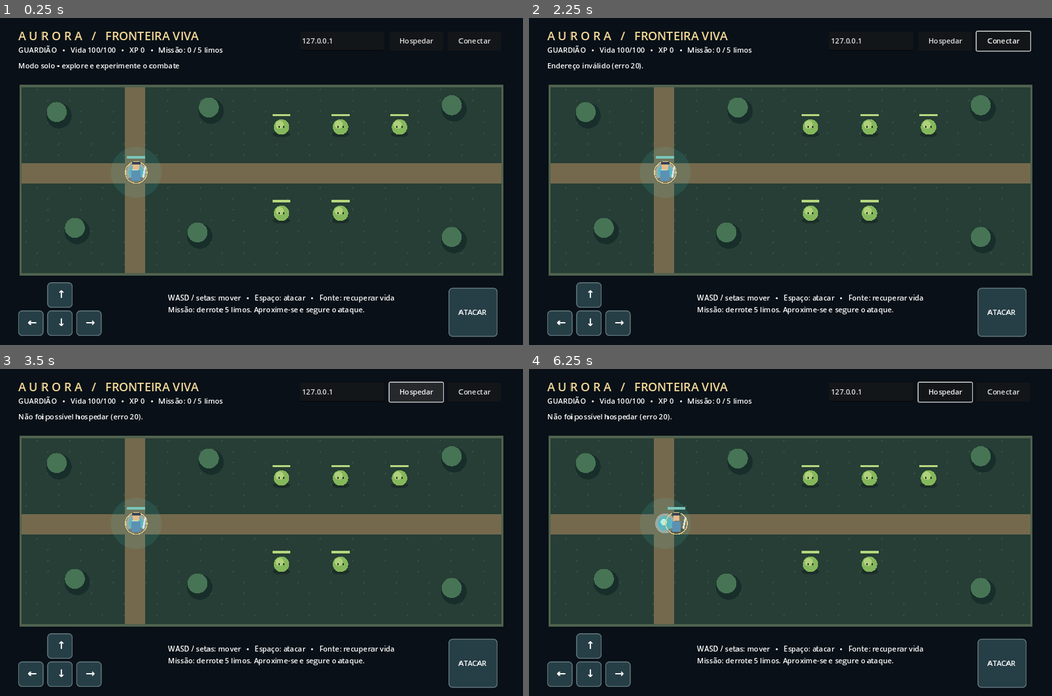
Above: before the commit, frames 1-4 (two rows, left to right).
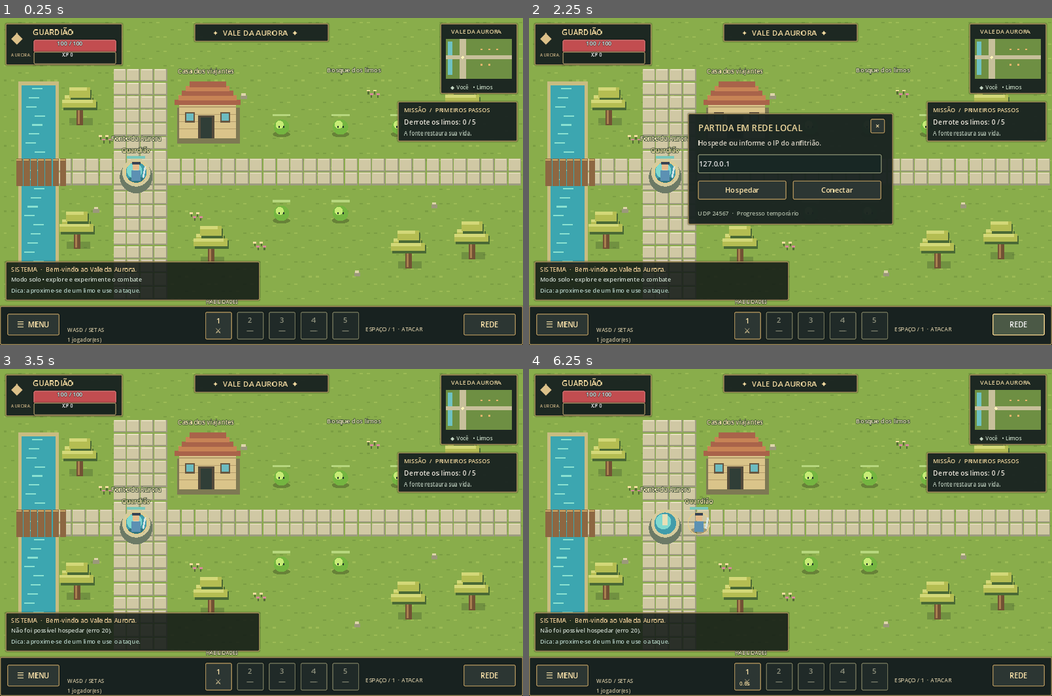
Above: after the commit, the same moments.

Repository: Elvash-prog/Mmorpg-2d
Game: Godot game, scene res://scenes/world.tscn
Same seed, same stepped clock (60 frames per second), same inputs: the game is played once before the commit and once after it.
Inputs (mouse positions are in pixels of both pictures, inside the frame that each line leads up to):
- Up to frame 1 (0.25 s): no input
- Up to frame 2 (2.25 s): click (947, 40) at 0.5 s, where only the run before the commit has a clickable "Hospedar"; click (1004, 40) at 1.25 s, where only the run before the commit has a clickable "Conectar"; click (1020, 325) at 2 s, where only the run after the commit has a clickable "REDE"
- Up to frame 3 (3.5 s): click "Hospedar" at 2.75 s
- Up to frame 4 (6.25 s): click (748, 676) at 3.5 s, where only the run after the commit has a clickable "1 ⚔"; click (560, 676) at 4.25 s, where only the run after the commit has a clickable "☰ MENU"; click (916, 480) at 5 s, where only the run after the commit has a clickable "×"; tap Enter at 5.75 s; hold D from 5.78 s (still down); hold 1 from 5.78 s (still down); tap Space at 6.02, 6.05 s

The runs differ from the first frame. In frame 1, 85% of the frame differs, in the area x 0-100%, y 0-100%; in frame 2, 77%; in frame 3, 85%; in frame 4, 85%.

Commit message:
Add classic RPG HUD, live minimap and colorful village scenery

Diff:
--- a/project.godot
+++ b/project.godot
@@ -9,6 +9,7 @@
 window/size/viewport_width=1152
 window/size/viewport_height=720
 window/stretch/mode="canvas_items"
+window/stretch/aspect="keep"
 window/handheld/orientation=0
 
 [rendering]
--- /dev/null
+++ b/scripts/hud.gd
@@ -0,0 +1,240 @@
+extends Control
+## Fixed design coordinates, scaled with the game's preserved aspect ratio.
+
+var world: Node2D
+var status_label: Label
+var stats_label: Label
+var address: LineEdit
+var host_button: Button
+var join_button: Button
+var health: ProgressBar
+var experience: ProgressBar
+var health_text: Label
+var xp_text: Label
+var quest_label: Label
+var event_label: Label
+var network_panel: Panel
+var guide_panel: Panel
+var cooldown: Label
+var previous_kills := 0
+var previous_dead := false
+var notice_elapsed := 0.0
+var notice: Label
+var attack_button: Button
+
+func _ready() -> void:
+	set_anchors_and_offsets_preset(Control.PRESET_FULL_RECT)
+	mouse_filter = Control.MOUSE_FILTER_IGNORE
+	_panel(self, Rect2(12, 12, 258, 92))
+	_label(self, "◆", Vector2(24, 22), 34, Color("dcc18a"))
+	_label(self, "GUARDIÃO", Vector2(72, 19), 17, Color("ffe4a7"))
+	_label(self, "AURORA", Vector2(24, 73), 10, Color("ceb888"))
+	health = _bar(Rect2(74, 48, 182, 18), Color("c24d50"))
+	experience = _bar(Rect2(74, 74, 182, 12), Color("5799b1"))
+	health_text = _label(self, "100 / 100", Vector2(125, 46), 13, Color.WHITE)
+	xp_text = _label(self, "XP 0", Vector2(137, 72), 11, Color.WHITE)
+	_panel(self, Rect2(428, 12, 296, 40))
+	_label(self, "✦  VALE DA AURORA  ✦", Vector2(467, 21), 17, Color("f0d9a0"))
+	_label(self, "VALE DA AURORA", Vector2(994, 20), 13, Color("e8d5a0"))
+	_label(self, "◆ Você   • Limos", Vector2(992, 144), 12, Color("c6d9c4"))
+	_panel(self, Rect2(876, 184, 264, 88))
+	_label(self, "MISSÃO  /  PRIMEIROS PASSOS", Vector2(890, 193), 13, Color("f0d9a0"))
+	quest_label = _label(self, "Derrote os limos: 0 / 5", Vector2(890, 218), 15, Color("f1ede1"))
+	_label(self, "A fonte restaura sua vida.", Vector2(890, 245), 12, Color("b7c8b7"))
+	# A compact local system feed, not a network chat.
+	_panel(self, Rect2(12, 536, 560, 86), Color(0.07, 0.10, 0.09, 0.82))
+	_label(self, "SISTEMA  ·  Bem-vindo ao Vale da Aurora.", Vector2(24, 543), 14, Color("edcf94"))
+	status_label = _label(self, "Modo solo • explore e experimente o combate", Vector2(24, 566), 13, Color("d3dfcd"))
+	event_label = _label(self, "Dica: aproxime-se de um limo e use o ataque.", Vector2(24, 590), 13, Color("b8d4c3"))
+	_panel(self, Rect2(0, 634, 1152, 86))
+	var menu := _button(self, "☰  MENU", Rect2(16, 651, 115, 48))
+	menu.pressed.connect(func(): guide_panel.visible = not guide_panel.visible)
+	var network := _button(self, "REDE", Rect2(1021, 651, 115, 48))
+	network.pressed.connect(func(): network_panel.visible = not network_panel.visible)
+	stats_label = _label(self, "", Vector2(148, 678), 12, Color("c9be9e"))
+	_label(self, "HABILIDADES", Vector2(453, 616), 11, Color("fff4c5"))
+	attack_button = _button(self, "1\n⚔", Rect2(452, 647, 59, 61))
+	attack_button.tooltip_text = "Golpe de espada · Espaço ou 1 · segure para atacar"
+	attack_button.button_down.connect(func(): world.touch_attack = true)
+	attack_button.button_up.connect(func(): world.touch_attack = false)
+	attack_button.mouse_exited.connect(func(): world.touch_attack = false)
+	cooldown = _label(self, "", Vector2(463, 684), 12, Color("ffe8ae"))
+	for i in range(4):
+		var locked := _button(self, "%s\n—" % (i + 2), Rect2(522 + i * 70, 647, 59, 61))
+		locked.disabled = true
+		locked.tooltip_text = "Habilidade ainda não implementada"
+	_label(self, "ESPAÇO / 1  ·  ATACAR", Vector2(805, 676), 12, Color("c9be9e"))
+	# Directional controls only cover the map on touch devices.
+	if DisplayServer.is_touchscreen_available() or "--touch-ui" in OS.get_cmdline_user_args():
+		_build_touch_controls()
+	_build_network_panel()
+	_build_guide_panel()
+	notice = _label(self, "", Vector2(360, 110), 18, Color("fff0b7"))
+
+func _build_network_panel() -> void:
+	network_panel = _panel(self, Rect2(350, 210, 452, 245))
+	network_panel.visible = false
+	_label(network_panel, "PARTIDA EM REDE LOCAL", Vector2(22, 18), 19, Color("efd99e"))
+	_label(network_panel, "Hospede ou informe o IP do anfitrião.", Vector2(22, 55), 15, Color("ddd8c8"))
+	address = LineEdit.new()
+	address.position = Vector2(22, 90)
+	address.size = Vector2(405, 42)
+	address.text = "127.0.0.1"
+	address.placeholder_text = "IP do anfitrião"
+	address.add_theme_stylebox_override("normal", _style(Color("182724"), Color("7b8468")))
+	network_panel.add_child(address)
+	host_button = _button(network_panel, "Hospedar", Rect2(22, 148, 195, 42))
+	host_button.pressed.connect(func(): world._host(); network_panel.hide())
+	join_button = _button(network_panel, "Conectar", Rect2(231, 148, 195, 42))
+	join_button.pressed.connect(func(): world._join(); network_panel.hide())
+	_label(network_panel, "UDP 24567  ·  Progresso temporário", Vector2(22, 210), 13, Color("b1bea9"))
+	var close := _button(network_panel, "×", Rect2(402, 12, 32, 32))
+	close.pressed.connect(func(): network_panel.hide())
+
+func _build_guide_panel() -> void:
+	guide_panel = _panel(self, Rect2(260, 220, 632, 240))
+	guide_panel.visible = false
+	_label(guide_panel, "AURORA  /  GUIA DO VIAJANTE", Vector2(24, 18), 20, Color("efd99e"))
+	_label(guide_panel, "WASD / setas: mover  ·  Espaço ou 1: atacar\nNo Android, use o direcional e o botão de ataque.\n\nDerrote 5 limos. Volte à fonte para recuperar vida.\nPara jogar acompanhado, abra REDE no canto inferior.\nOs espaços 2–5 estão reservados para futuras habilidades.", Vector2(24, 60), 16, Color("e0dfcc"))
+	var close := _button(guide_panel, "×", Rect2(582, 12, 32, 32))
+	close.pressed.connect(func(): guide_panel.hide())
+
+func _build_touch_controls() -> void:
+	for item in [[Vector2(70, 385), Vector2.UP, "↑"], [Vector2(14, 443), Vector2.LEFT, "←"], [Vector2(70, 443), Vector2.DOWN, "↓"], [Vector2(126, 443), Vector2.RIGHT, "→"]]:
+		_panel(self, Rect2(item[0], Vector2(54, 54)), Color(0.08, 0.14, 0.12, 0.65))
+		var touch := TouchScreenButton.new()
+		touch.position = item[0] + Vector2(27, 27)
+		var shape := RectangleShape2D.new()
+		shape.size = Vector2(54, 54)
+		touch.shape = shape
+		var direction: Vector2 = item[1]
+		touch.pressed.connect(func(): world.touch_direction += direction)
+		touch.released.connect(func(): world.touch_direction -= direction)
+		add_child(touch)
+		_label(self, item[2], item[0] + Vector2(18, 10), 24, Color("f9e6af"))
+	# TouchScreenButton supports simultaneous movement and attack fingers.
+	attack_button.mouse_filter = Control.MOUSE_FILTER_IGNORE
+	var attack := TouchScreenButton.new()
+	attack.position = Vector2(481.5, 677.5)
+	var shape := RectangleShape2D.new()
+	shape.size = Vector2(59, 61)
+	attack.shape = shape
+	attack.pressed.connect(func(): world.touch_attack = true)
+	attack.released.connect(func(): world.touch_attack = false)
+	add_child(attack)
+
+func refresh() -> void:
+	var id := multiplayer.get_unique_id()
+	if not world.players.has(id):
+		health.value = 0
+		health_text.text = "Conectando…"
+		experience.value = 0
+		xp_text.text = "XP —"
+		stats_label.text = "Aguardando servidor"
+		return
+	var p: Dictionary = world.players[id]
+	health.value = p.hp
+	health_text.text = "%s / 100" % ceili(p.hp)
+	experience.value = int(p.xp) % 100
+	xp_text.text = "XP %s" % p.xp
+	quest_label.text = "Concluída!  ·  %s limos" % p.kills if p.kills >= 5 else "Derrote os limos: %s / 5" % p.kills
+	stats_label.text = "WASD / SETAS\n%s jogador(es)" % world.players.size()
+	cooldown.text = "%.1fs" % p.cooldown if p.cooldown > 0 else ""
+	if p.kills > previous_kills:
+		event_label.text = "+25 XP  ·  Limo derrotado!  ·  Missão %s/5" % mini(p.kills, 5)
+		_show_notice("Missão concluída: primeiros passos!" if p.kills >= 5 else "+25 XP  ·  Limo derrotado")
+	if p.hp <= 0:
+		event_label.text = "Você caiu. Retorno à fonte em %s s…" % ceili(p.respawn)
+	elif previous_dead:
+		event_label.text = "Você retornou à fonte. Explore novamente!"
+	previous_kills = p.kills
+	previous_dead = p.hp <= 0
+	queue_redraw()
+
+func _process(delta: float) -> void:
+	notice_elapsed = maxf(0.0, notice_elapsed - delta)
+	if is_instance_valid(notice):
+		notice.visible = notice_elapsed > 0
+
+func _show_notice(text: String) -> void:
+	notice.text = text
+	notice_elapsed = 2.5
+
+func _draw() -> void:
+	draw_style_box(_style(Color(0.10, 0.14, 0.13, 0.95)), Rect2(970, 12, 170, 155))
+	# Map markers use the actual authoritative positions, never a mock map.
+	var map_rect := Rect2(982, 46, 146, 88)
+	draw_rect(map_rect, Color("6e8f43"))
+	draw_rect(Rect2(987, 52, 10, 74), Color("6ec2c2"))
+	draw_rect(Rect2(1012, 46, 15, 88), Color("c7c09b"))
+	draw_rect(Rect2(982, 82, 146, 9), Color("c7c09b"))
+	for monster in world.monsters:
+		if monster.hp > 0:
+			draw_rect(Rect2(_map_position(monster.pos, map_rect) - Vector2(2, 2), Vector2(4, 4)), Color("ecb66d"))
+	for id in world.players:
+		if world.players[id].hp <= 0:
+			continue
+		var pos := _map_position(world.players[id].pos, map_rect)
+		var color := Color("fff5b8") if id == multiplayer.get_unique_id() else Color("8edcff")
+		draw_colored_polygon(PackedVector2Array([pos + Vector2(0, -4), pos + Vector2(4, 0), pos + Vector2(0, 4), pos + Vector2(-4, 0)]), color)
+
+func _map_position(pos: Vector2, rect: Rect2) -> Vector2:
+	var ratio: Vector2 = (pos - world.ARENA.position) / world.ARENA.size
+	return rect.position + ratio.clamp(Vector2.ZERO, Vector2.ONE) * rect.size
+
+func _style(fill: Color, border := Color("a38b58")) -> StyleBoxFlat:
+	var style := StyleBoxFlat.new()
+	style.bg_color = fill
+	style.border_color = border
+	style.set_border_width_all(2)
+	style.set_corner_radius_all(3)
+	style.shadow_color = Color(0, 0, 0, 0.25)
+	style.shadow_size = 3
+	return style
+
+func _panel(parent: Node, rect: Rect2, fill := Color(0.10, 0.14, 0.13, 0.95)) -> Panel:
+	var panel := Panel.new()
+	panel.position = rect.position
+	panel.size = rect.size
+	panel.mouse_filter = Control.MOUSE_FILTER_IGNORE
+	panel.add_theme_stylebox_override("panel", _style(fill))
+	parent.add_child(panel)
+	return panel
+
+func _label(parent: Node, text: String, pos: Vector2, font_size: int, color: Color) -> Label:
+	var label := Label.new()
+	label.text = text
+	label.position = pos
+	label.add_theme_font_size_override("font_size", font_size)
+	label.add_theme_color_override("font_color", color)
+	label.add_theme_color_override("font_outline_color", Color("18211d"))
+	label.add_theme_constant_override("outline_size", 3)
+	label.mouse_filter = Control.MOUSE_FILTER_IGNORE
+	parent.add_child(label)
+	return label
+
+func _button(parent: Node, text: String, rect: Rect2) -> Button:
+	var button := Button.new()
+	button.text = text
+	button.position = rect.position
+	button.size = rect.size
+	button.focus_mode = Control.FOCUS_NONE
+	button.add_theme_stylebox_override("normal", _style(Color("2c3633")))
+	button.add_theme_stylebox_override("hover", _style(Color("4b5946"), Color("efd18c")))
+	button.add_theme_stylebox_override("pressed", _style(Color("665a39"), Color("ffe4a7")))
+	button.add_theme_stylebox_override("disabled", _style(Color("202a28"), Color("6d7158")))
+	button.add_theme_color_override("font_color", Color("ffe6ac"))
+	button.add_theme_color_override("font_disabled_color", Color("92947f"))
+	parent.add_child(button)
+	return button
+
+func _bar(rect: Rect2, color: Color) -> ProgressBar:
+	var bar := ProgressBar.new()
+	bar.position = rect.position
+	bar.size = rect.size
+	bar.show_percentage = false
+	bar.mouse_filter = Control.MOUSE_FILTER_IGNORE
+	bar.add_theme_stylebox_override("background", _style(Color("18241e"), Color("90825a")))
+	bar.add_theme_stylebox_override("fill", _style(color, color.lightened(0.15)))
+	add_child(bar)
+	return bar
--- a/scripts/world.gd
+++ b/scripts/world.gd
@@ -3,7 +3,7 @@
 
 const PORT := 24567
 const SPEED := 165.0
-const ARENA := Rect2(48, 152, 1056, 410)
+const ARENA := Rect2(16, 112, 1120, 490)
 const SPAWN := Vector2(300, 340)
 var players: Dictionary = {}
 var monsters: Array[Dictionary] = []
@@ -18,6 +18,7 @@
 var address: LineEdit
 var host_button: Button
 var join_button: Button
+var hud: Control
 var smoke_client := false
 var smoke_host := false
 var smoke_elapsed := 0.0
@@ -54,7 +55,7 @@
 
 func _process(delta: float) -> void:
 	var direction := _keyboard_direction() + touch_direction
-	var attack := Input.is_physical_key_pressed(KEY_SPACE) or touch_attack
+	var attack := Input.is_physical_key_pressed(KEY_SPACE) or Input.is_physical_key_pressed(KEY_1) or touch_attack
 	if address.has_focus():
 		direction = touch_direction
 		attack = touch_attack
@@ -209,114 +210,28 @@
 func _build_ui() -> void:
 	var layer := CanvasLayer.new()
 	add_child(layer)
-	var root := Control.new()
-	root.set_anchors_and_offsets_preset(Control.PRESET_FULL_RECT)
-	root.mouse_filter = Control.MOUSE_FILTER_IGNORE
-	layer.add_child(root)
-	var title := Label.new()
-	title.text = "A U R O R A   /   FRONTEIRA VIVA"
-	title.position = Vector2(40, 20)
-	title.add_theme_font_size_override("font_size", 26)
-	title.modulate = Color("f3d998")
-	root.add_child(title)
-	stats_label = Label.new()
-	stats_label.position = Vector2(40, 59)
-	root.add_child(stats_label)
-	status_label = Label.new()
-	status_label.text = "Modo solo • explore e experimente o combate"
-	status_label.position = Vector2(40, 94)
-	root.add_child(status_label)
-	address = LineEdit.new()
-	address.position = Vector2(661, 30)
-	address.size = Vector2(185, 42)
-	address.text = "127.0.0.1"
-	address.placeholder_text = "IP do anfitrião"
-	root.add_child(address)
-	host_button = _button(root, "Hospedar", Vector2(858, 30), Vector2(118, 42))
-	host_button.pressed.connect(_host)
-	join_button = _button(root, "Conectar", Vector2(986, 30), Vector2(118, 42))
-	join_button.pressed.connect(_join)
-	var hint := Label.new()
-	hint.text = "WASD / setas: mover   •   Espaço: atacar   •   Fonte: recuperar vida\nMissão: derrote 5 limos. Aproxime-se e segure o ataque."
-	hint.position = Vector2(370, 604)
-	root.add_child(hint)
-	_touch_button(root, "↑", Vector2(104, 582), Vector2.UP)
-	_touch_button(root, "←", Vector2(40, 644), Vector2.LEFT)
-	_touch_button(root, "↓", Vector2(104, 644), Vector2.DOWN)
-	_touch_button(root, "→", Vector2(168, 644), Vector2.RIGHT)
-	var attack := TouchScreenButton.new()
-	attack.position = Vector2(1042, 648)
-	attack.shape = _touch_shape(Vector2(108, 108))
-	attack.pressed.connect(func(): touch_attack = true)
-	attack.released.connect(func(): touch_attack = false)
-	root.add_child(attack)
-	var label := Label.new()
-	label.text = "ATACAR"
-	label.position = Vector2(1010, 636)
-	label.mouse_filter = Control.MOUSE_FILTER_IGNORE
-	root.add_child(label)
-
-func _button(parent: Control, text: String, pos: Vector2, dimensions: Vector2) -> Button:
-	var button := Button.new()
-	button.text = text
-	button.position = pos
-	button.size = dimensions
-	parent.add_child(button)
-	return button
-
-func _touch_shape(dimensions: Vector2) -> RectangleShape2D:
-	var shape := RectangleShape2D.new()
-	shape.size = dimensions
-	return shape
-
-func _touch_button(parent: Control, text: String, pos: Vector2, direction: Vector2) -> void:
-	var touch := TouchScreenButton.new()
-	touch.position = pos + Vector2(28, 28)
-	touch.shape = _touch_shape(Vector2(56, 56))
-	touch.pressed.connect(func(): touch_direction += direction)
-	touch.released.connect(func(): touch_direction -= direction)
-	parent.add_child(touch)
-	var label := Label.new()
-	label.text = text
-	label.position = pos + Vector2(21, 12)
-	label.add_theme_font_size_override("font_size", 24)
-	label.mouse_filter = Control.MOUSE_FILTER_IGNORE
-	parent.add_child(label)
+	hud = preload("res://scripts/hud.gd").new()
+	hud.world = self
+	layer.add_child(hud)
+	status_label = hud.status_label
+	stats_label = hud.stats_label
+	address = hud.address
+	host_button = hud.host_button
+	join_button = hud.join_button
 
 func _update_labels() -> void:
-	var id := multiplayer.get_unique_id()
-	if players.has(id):
-		var p: Dictionary = players[id]
-		var quest := "CONCLUÍDA!" if p.kills >= 5 else "%s / 5 limos" % p.kills
-		stats_label.text = "GUARDIÃO   •   Vida %s/100   •   XP %s   •   Missão: %s" % [ceili(p.hp), p.xp, quest]
-		if p.hp <= 0:
-			stats_label.text += "   •   Retornando à fonte…"
+	hud.refresh()
 
 func _draw() -> void:
-	draw_rect(ARENA.grow(5), Color("50624e"))
-	draw_rect(ARENA, Color("263e35"))
-	for y in range(160, 558, 24):
-		for x in range(56, 1100, 24):
-			var n := (x * 13 + y * 7) % 17
-			if n < 6:
-				draw_line(Vector2(x, y), Vector2(x + 3, y - 4), Color("365347"), 2)
-	draw_rect(Rect2(48, 320, 1056, 45), Color("75694d"))
-	draw_rect(Rect2(275, 152, 45, 410), Color("75694d"))
-	for pos in [Vector2(130, 215), Vector2(170, 470), Vector2(1000, 200), Vector2(1000, 490), Vector2(440, 480), Vector2(465, 205)]:
-		draw_rect(Rect2(pos + Vector2(-5, 0), Vector2(10, 24)), Color("694b36"))
-		draw_circle(pos, 28, Color("182e2b"))
-		draw_circle(pos + Vector2(-5, -8), 22, Color("477455"))
-	draw_circle(SPAWN, 56, Color(0.3, 0.8, 0.8, 0.12))
-	draw_circle(SPAWN, 22, Color("9caba1"))
-	draw_circle(SPAWN, 16, Color("5ab7c2"))
-	draw_circle(SPAWN + Vector2(-3, -3), 7, Color("b4f1dc"))
+	_draw_village()
+
 	for monster in monsters:
 		if monster.hp <= 0:
 			continue
 		var pos: Vector2 = monster.pos
 		draw_ellipse_shadow(pos)
-		draw_circle(pos, 17, Color("85b75b"))
-		draw_circle(pos + Vector2(-4, -5), 9, Color("b0d17b"))
+		draw_circle(pos, 17, Color("74b540"))
+		draw_circle(pos + Vector2(-4, -5), 9, Color("c7ec76"))
 		draw_rect(Rect2(pos + Vector2(-7, -2), Vector2(3, 4)), Color("22342b"))
 		draw_rect(Rect2(pos + Vector2(4, -2), Vector2(3, 4)), Color("22342b"))
 		_health_bar(pos + Vector2(-20, -29), float(monster.hp) / 40, Color("b7d77e"))
@@ -336,17 +251,82 @@
 		draw_rect(Rect2(pos + Vector2(-9, -23), Vector2(18, 6)), Color("384454"))
 		draw_line(pos + Vector2(15, 12), pos + Vector2(20, -13), Color("d5e5e5"), 4)
 		_health_bar(pos + Vector2(-20, -36), float(p.hp) / 100, Color("79c7ba"))
-	for pos in [Vector2(40, 644), Vector2(104, 582), Vector2(104, 644), Vector2(168, 644)]:
-		draw_style_box(_pad_style(), Rect2(pos, Vector2(56, 56)))
-	draw_style_box(_pad_style(), Rect2(988, 594, 108, 108))
-
-func _pad_style() -> StyleBoxFlat:
-	var style := StyleBoxFlat.new()
-	style.bg_color = Color("263e46")
-	style.border_color = Color("60767b")
-	style.set_border_width_all(2)
-	style.set_corner_radius_all(8)
-	return style
+		var caption := "Guardião" if local else "Viajante %s" % str(id).right(3)
+		_world_text(caption, pos + Vector2(-32, -44), Color("fff0ad"))
+
+func _draw_village() -> void:
+	draw_rect(Rect2(0, 0, 1152, 636), Color("89ad4b"))
+	for y in range(8, 632, 16):
+		for x in range(8, 1152, 16):
+			var n := (x * 17 + y * 31) % 23
+			if n < 10:
+				draw_rect(Rect2(x, y, 7, 3), Color("9cbb55") if n < 5 else Color("7b9e43"))
+	# A stone promenade crosses the village.
+	for y in range(112, 604, 30):
+		for x in range(250, 370, 30):
+			_stone(Vector2(x, y), Vector2(28, 28))
+	for y in range(310, 370, 30):
+		for x in range(130, 1130, 30):
+			_stone(Vector2(x, y), Vector2(28, 28))
+	# Water and banks are original procedural scenery.
+	draw_rect(Rect2(40, 140, 90, 410), Color("c8bc81"))
+	draw_rect(Rect2(48, 148, 74, 394), Color("3ca6b0"))
+	for y in range(154, 540, 20):
+		draw_rect(Rect2(52 + y % 27, y, 23, 3), Color("8ae1d1"))
+	for x in range(36, 136, 16):
+		draw_rect(Rect2(x, 310, 14, 60), Color("8d6742"))
+		draw_line(Vector2(x, 312), Vector2(x + 12, 312), Color("cfac6a"), 3)
+	_draw_house(Vector2(395, 180))
+	for pos in [Vector2(176, 215), Vector2(170, 488), Vector2(1020, 204), Vector2(1040, 510), Vector2(465, 520), Vector2(900, 530)]:
+		_draw_tree(pos)
+	for pos in [Vector2(205, 420), Vector2(530, 170), Vector2(950, 410), Vector2(780, 560)]:
+		draw_rect(Rect2(pos, Vector2(14, 9)), Color("9b987b"))
+		draw_rect(Rect2(pos + Vector2(2, -4), Vector2(9, 5)), Color("ddd5aa"))
+	for pos in [Vector2(220, 260), Vector2(420, 430), Vector2(955, 225), Vector2(560, 495), Vector2(810, 160)]:
+		for i in range(4):
+			var f: Vector2 = pos + Vector2(i * 7, (i % 2) * 8)
+			draw_rect(Rect2(f, Vector2(3, 8)), Color("536c35"))
+			draw_rect(Rect2(f + Vector2(-2, -2), Vector2(7, 4)), Color("f4dfa0") if i % 2 == 0 else Color("d68a9a"))
+	draw_circle(SPAWN + Vector2(0, 10), 36, Color("6c7a66"))
+	draw_circle(SPAWN, 31, Color("d6cc9d"))
+	draw_circle(SPAWN, 24, Color("419caa"))
+	draw_circle(SPAWN + Vector2(-4, -4), 17, Color("80d9cf"))
+	draw_rect(Rect2(SPAWN + Vector2(-6, -20), Vector2(12, 24)), Color("e7dfb6"))
+	_world_text("Fonte da Aurora", SPAWN + Vector2(-55, -70), Color("fff3bd"))
+	_world_text("Bosque dos limos", Vector2(720, 120), Color("f3edbc"))
+
+func _stone(pos: Vector2, dimensions: Vector2) -> void:
+	draw_rect(Rect2(pos, dimensions), Color("9d9b80"))
+	draw_rect(Rect2(pos, dimensions - Vector2(2, 3)), Color("d0c8a4"))
+	draw_line(pos + Vector2(2, 2), pos + Vector2(dimensions.x - 3, 2), Color("e6dfbf"), 2)
+
+func _draw_tree(pos: Vector2) -> void:
+	draw_rect(Rect2(pos + Vector2(-23, 5), Vector2(52, 16)), Color(0.16, 0.24, 0.13, 0.25))
+	draw_rect(Rect2(pos + Vector2(-7, -12), Vector2(14, 33)), Color("725134"))
+	draw_rect(Rect2(pos + Vector2(-4, -12), Vector2(4, 30)), Color("aa8150"))
+	for piece in [Rect2(-33, -45, 60, 25), Rect2(-24, -62, 47, 22), Rect2(-39, -35, 75, 18)]:
+		draw_rect(Rect2(piece.position + pos + Vector2(3, 5), piece.size), Color("4a6935"))
+		draw_rect(Rect2(piece.position + pos, piece.size), Color("b4bd52"))
+		draw_rect(Rect2(piece.position + pos, Vector2(piece.size.x - 8, 7)), Color("d3d878"))
+
+func _draw_house(pos: Vector2) -> void:
+	draw_rect(Rect2(pos + Vector2(-5, 18), Vector2(138, 78)), Color("7e7953"))
+	draw_rect(Rect2(pos, Vector2(125, 85)), Color("dac48a"))
+	for y in range(0, 80, 16):
+		draw_line(pos + Vector2(0, y), pos + Vector2(125, y), Color("b39b6a"), 2)
+	draw_rect(Rect2(pos + Vector2(42, 34), Vector2(35, 51)), Color("554b3b"))
+	draw_rect(Rect2(pos + Vector2(47, 39), Vector2(24, 46)), Color("303e37"))
+	for x in [12, 90]:
+		draw_rect(Rect2(pos + Vector2(x, 27), Vector2(22, 24)), Color("675741"))
+		draw_rect(Rect2(pos + Vector2(x + 3, 30), Vector2(16, 16)), Color("6cbbc0"))
+	for row in range(5):
+		draw_rect(Rect2(pos + Vector2(-10 + row * 8, -row * 10), Vector2(145 - row * 16, 12)), Color("a9634a") if row % 2 == 0 else Color("c78355"))
+	_world_text("Casa dos viajantes", pos + Vector2(-4, -58), Color("fff0b1"))
+
+func _world_text(text: String, pos: Vector2, color: Color) -> void:
+	var font := ThemeDB.fallback_font
+	draw_string_outline(font, pos, text, HORIZONTAL_ALIGNMENT_LEFT, -1, 14, 4, Color("293a2c"))
+	draw_string(font, pos, text, HORIZONTAL_ALIGNMENT_LEFT, -1, 14, color)
 
 func draw_ellipse_shadow(pos: Vector2) -> void:
 	draw_set_transform(pos + Vector2(0, 16), 0, Vector2(1, 0.35))
--- a/tests/combat_test.gd
+++ b/tests/combat_test.gd
@@ -13,7 +13,7 @@
 	assert(p.pos.x > 300, "Movement must advance the player")
 	p.pos = Vector2(1087, 340)
 	world._simulate(1.0)
-	assert(p.pos.x <= 1088, "Movement must remain inside the arena")
+	assert(p.pos.x <= world.ARENA.end.x - 16, "Movement must remain inside the arena")
 	p.pos = world.monsters[0].pos
 	world.commands[1] = {"direction": Vector2.ZERO, "attack": true}
 	world._simulate(0.01)
--- /dev/null
+++ b/tests/ui_test.gd
@@ -0,0 +1,41 @@
+extends SceneTree
+
+func _initialize() -> void:
+	call_deferred("_run")
+
+func _run() -> void:
+	var world = load("res://scenes/world.tscn").instantiate()
+	root.add_child(world)
+	await process_frame
+	world.set_process(false)
+	var hud = world.hud
+	assert(hud.health.value == 100, "HUD must show actual player health")
+	world.players[1].hp = 35
+	world.players[1].xp = 25
+	world.players[1].kills = 1
+	hud.refresh()
+	assert(hud.health.value == 35 and hud.xp_text.text == "XP 25", "HUD must react to authoritative health and XP")
+	assert("1 / 5" in hud.quest_label.text and "+25 XP" in hud.event_label.text, "Quest and feed must react to kills")
+	world.players[1].hp = 0
+	world.players[1].respawn = 3
+	hud.refresh()
+	assert("Você caiu" in hud.event_label.text, "Feed must show respawn countdown")
+	assert(not hud.network_panel.visible and not hud.guide_panel.visible, "Menus must start closed")
+	var map_rect := Rect2(0, 0, 100, 100)
+	assert(hud._map_position(world.ARENA.position, map_rect) == Vector2.ZERO)
+	assert(hud._map_position(world.ARENA.end, map_rect) == Vector2(100, 100))
+	world._reset_world()
+	hud.previous_kills = 0
+	hud.previous_dead = false
+	hud.notice_elapsed = 0
+	hud.event_label.text = "Dica: aproxime-se de um limo e use o ataque."
+	hud.refresh()
+	await process_frame
+	await process_frame
+	if "--capture" in OS.get_cmdline_user_args():
+		await RenderingServer.frame_post_draw
+		var output := "/tmp/aurora-touch.png" if "--touch-ui" in OS.get_cmdline_user_args() else "/tmp/aurora-interface.png"
+		assert(root.get_texture().get_image().save_png(output) == OK)
+	print("UI_PASS: health, XP, quest, death feed, default menus, minimap coordinates")
+	world.queue_free()
+	quit(0)
Binary file added: docs/interface-pc.png
Binary file added: docs/interface-touch.png
